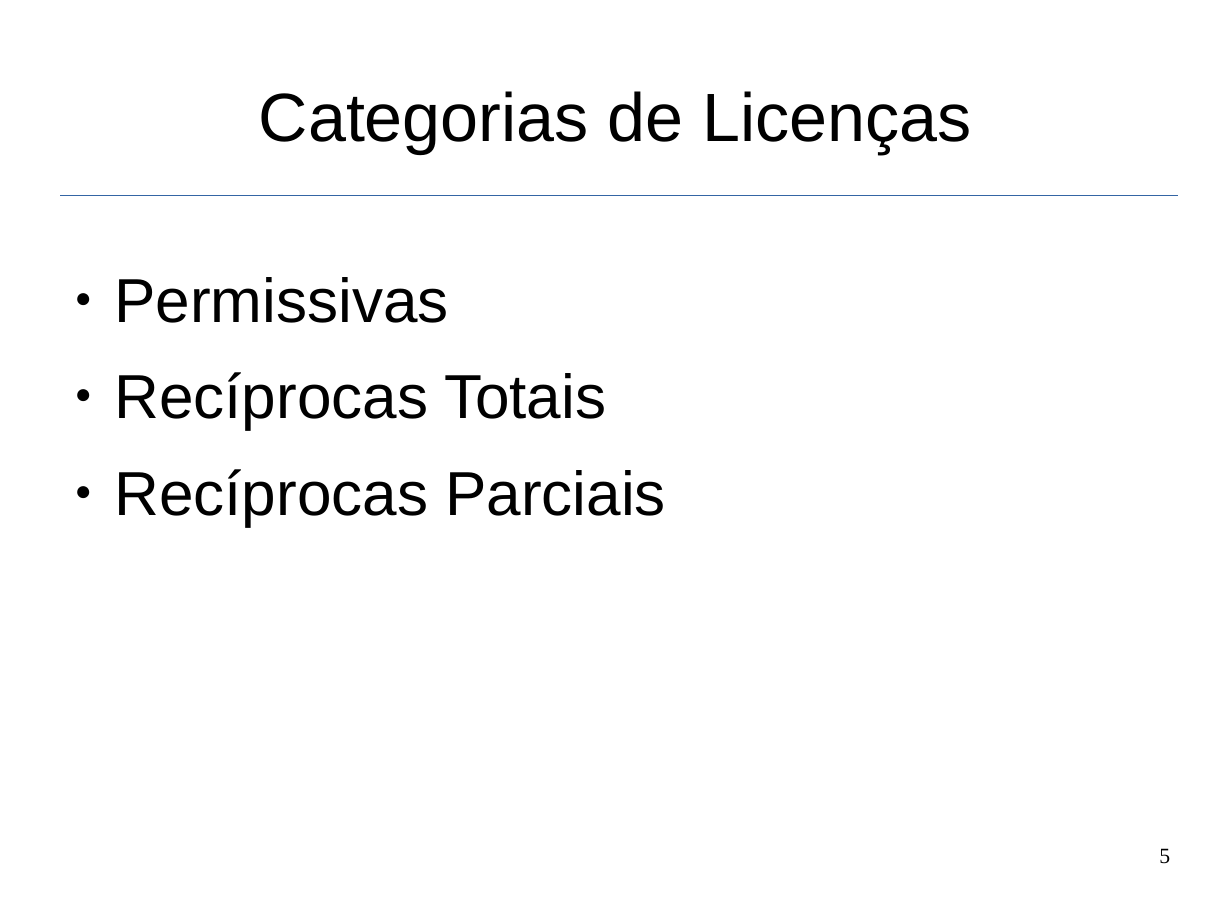
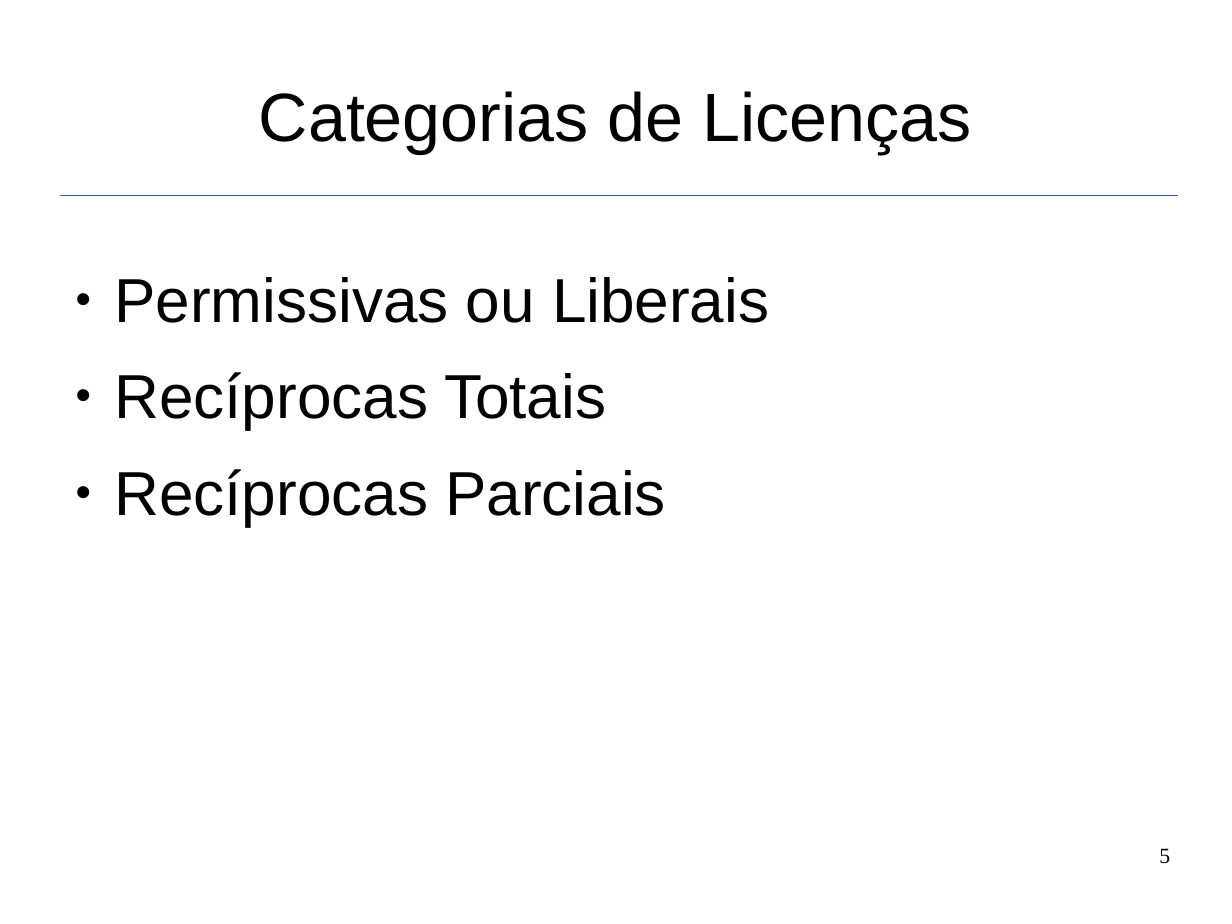
Before and after one commit to fernandocastor/aulas_floss, a slide deck: slide 5 of 09_Licencas/10_licencas.odp. Drawn at 1232x924 pixels with LibreOffice and Linux fonts; fonts in the diff are those of the drawing. Boxes give left, top, right and bottom in pixels: in the first picture for what was removed or moved away, otherwise in the second. Text is boxed around its words. In the diff, an @@ line names an element or a change of style, - is before the commit and + after.

```diff
--- a/09_Licencas/10_licencas.odp
+++ b/09_Licencas/10_licencas.odp
@@ text at <box>114,277,769,323</box>: text changed @@
-● Permissivas
+● Permissivas ou Liberais
```
Also in this commit, not shown: 10 other slides changed, 1 slide added.
